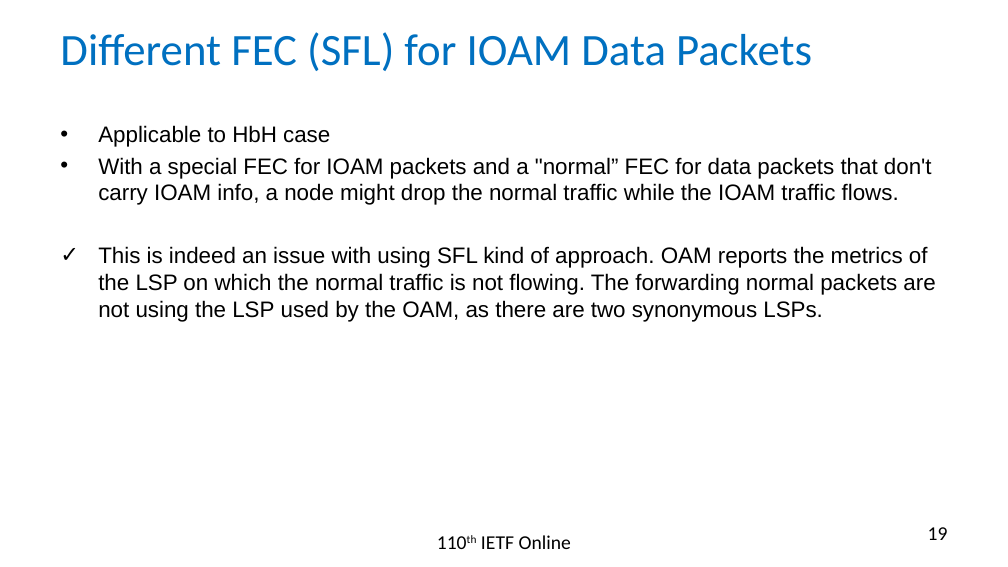
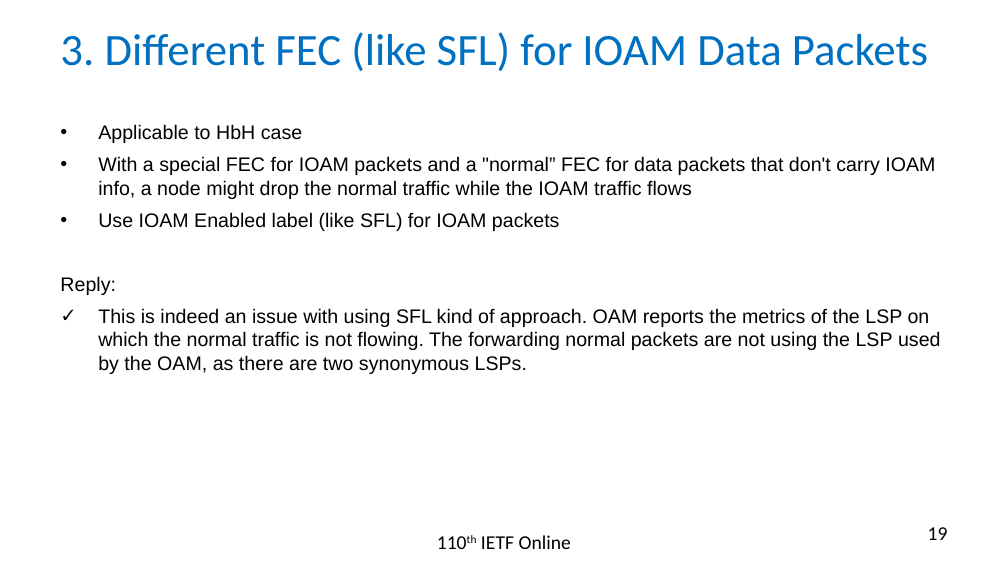
Before and after one commit to rakgandhi/ietf-slides, a slide deck: slide 19 of draft-gandhi-mpls-ioam-sr-05.pptx. Drawn at 1008x567 pixels with LibreOffice and Linux fonts; fonts in the diff are those of the drawing. Boxes give left, top, right and bottom in pixels: in the first picture for what was removed or moved away, otherwise in the second. Text is boxed around its words. In the diff, an @@ line names an element or a change of style, - is before the commit and + after.

```diff
--- a/draft-gandhi-mpls-ioam-sr-05.pptx
+++ b/draft-gandhi-mpls-ioam-sr-05.pptx
@@ title at box(60, 32, 928, 71): text changed @@
-Different FEC (SFL) for IOAM Data Packets
+3. Different FEC (like SFL) for IOAM Data Packets
@@ text at box(98, 124, 941, 374): size 16 to 14 pt in "Applicable to HbH case", "This is indeed an issue with using ..."; more space between paragraphs @@
@@ text at box(60, 156, 935, 295): text changed; size 16 to 14 pt @@
-• With a special FEC for IOAM packets and a "normal” FEC for data packets that don't carry IOAM info, a node might drop the normal traffic while the IOAM traffic flows.
+• With a special FEC for IOAM packets and a "normal” FEC for data packets that don't carry IOAM info, a node might drop the normal traffic while the IOAM traffic flows
+• Use IOAM Enabled label (like SFL) for IOAM packets
+Reply:
```
Also in this commit, not shown: 5 other slides changed, 1 other file.
